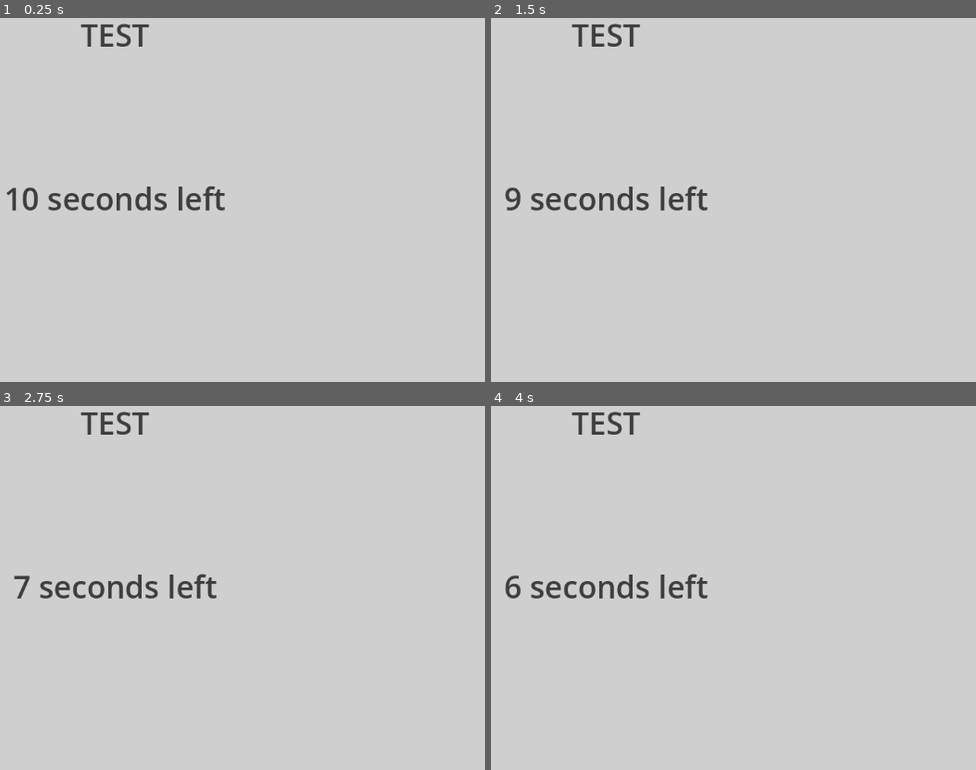
Above: before the commit, frames 1-4 (two rows, left to right).
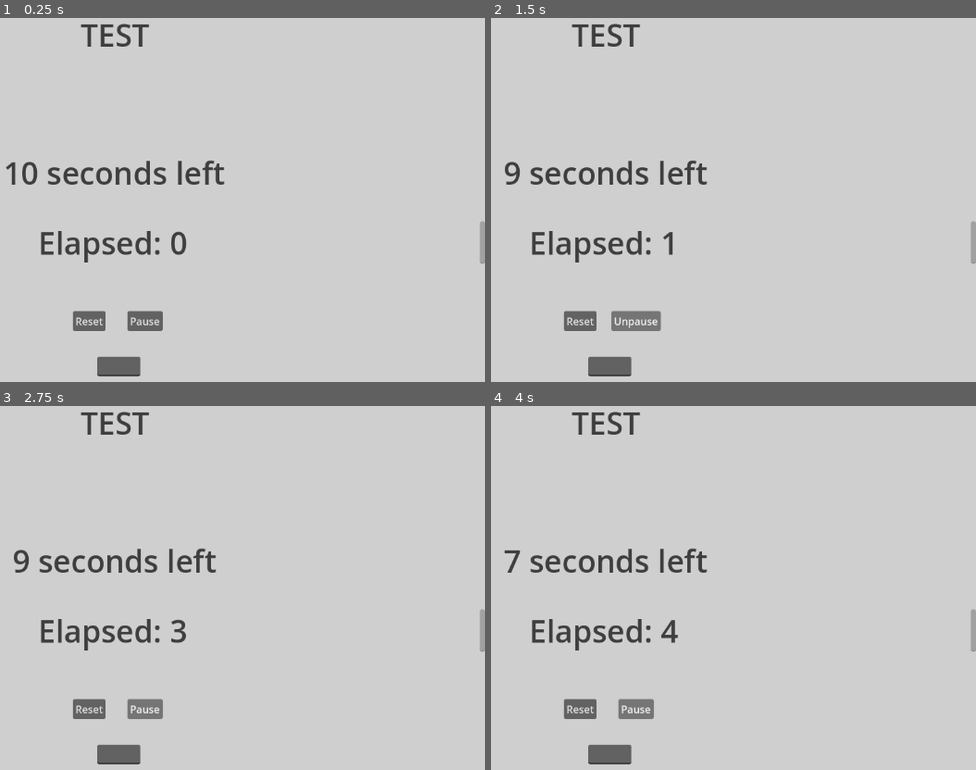
Above: after the commit, the same moments.

Repository: federstedt/screentime
Game: Godot game, scene res://main.tscn
The game is run twice, just before and just after one commit, with the same random seed, the same clock (stepped at 60 frames per second) and the same inputs. The project has no main scene, so this scene is started directly.
Inputs (mouse positions are in pixels of both pictures, inside the frame that each line leads up to):
- Up to frame 1 (0.25 s): no input
- Up to frame 2 (1.5 s): click (578, 320) at 0.5 s, where only the run after the commit has a clickable "Reset"; click (636, 320) at 1.25 s, where only the run after the commit has a clickable "Pause"
- Up to frame 3 (2.75 s): click (145, 708) at 2 s, where only the run after the commit has a clickable "Unpause"
- Up to frame 4 (4 s): no input

The runs differ from the first frame. In frame 1, 4.4% of the frame differs, in the area x 1-100%, y 39-99%; in frame 2, 4.3%; in frame 3, 4.2%; in frame 4, 4.2%.

Commit message:
added some input and button functions for the timers

Diff:
--- a/GUI/base_gui.gd
+++ b/GUI/base_gui.gd
@@ -1,10 +1,25 @@
 extends Control
+
+@onready var pause_button: Button = get_node("PauseButton")
 
 func _ready():
 	var main_node = get_parent()  # Main är föräldern till GUI
-	main_node.connect("timer_updated", Callable(self, "_on_timer_updated"))  # Koppla signalen
+	main_node.connect("timer_updated", Callable(self, "_on_timer_updated"))  # Koppla signalen för timern
+	main_node.connect("time_elapsed_updated", Callable(self, "_on_elapsed_updated"))
+	pause_button.connect("pressed", Callable(self, "_on_pause_pressed"))
 
 func _on_timer_updated(time_left: float):
 	var label: RichTextLabel = get_node("TimeLeftText")
 	var text = str(round(time_left)) + " seconds left"  # Uppdatera label
 	label.text = "[center]" + text + "[/center]"
+
+func _on_elapsed_updated(time:float):
+	var label: RichTextLabel = get_node("TimeElapsedText")
+	var text = "Elapsed: " + str(round(time))
+	label.text = "[center]" + text + "[/center]"
+
+func _on_pause_pressed() -> void:
+	if pause_button.text == 'Pause':
+		pause_button.text = 'Unpause'
+	else:
+		pause_button.text = 'Pause'
--- a/GUI/base_gui.tscn
+++ b/GUI/base_gui.tscn
@@ -34,15 +34,73 @@
 
 [node name="TimeLeftText" type="RichTextLabel" parent="."]
 layout_mode = 1
-anchors_preset = 14
-anchor_top = 0.5
+anchors_preset = -1
+anchor_top = 0.322
 anchor_right = 1.0
-anchor_bottom = 0.5
-offset_top = -69.0
-offset_bottom = 15.0
+anchor_bottom = 0.458
+offset_left = -1.0
+offset_top = 6.34398
+offset_right = -1.0
+offset_bottom = 2.21597
 grow_horizontal = 2
 grow_vertical = 2
 theme = ExtResource("1_ibtl7")
 bbcode_enabled = true
 text = "[center]Time Left[/center]"
 fit_content = true
+
+[node name="ResetButton" type="Button" parent="."]
+layout_mode = 1
+anchors_preset = -1
+anchor_top = 0.5
+anchor_right = 1.0
+anchor_bottom = 1.0
+offset_left = 510.0
+offset_top = 140.0
+offset_right = -591.0
+offset_bottom = -153.0
+grow_horizontal = 2
+grow_vertical = 2
+text = "Reset"
+
+[node name="PauseButton" type="Button" parent="."]
+layout_mode = 1
+anchors_preset = -1
+anchor_top = 0.5
+anchor_right = 1.0
+anchor_bottom = 1.0
+offset_left = 595.0
+offset_top = 140.0
+offset_right = -502.0
+offset_bottom = -153.0
+grow_horizontal = 2
+grow_vertical = 2
+text = "Pause"
+metadata/_edit_use_anchors_ = true
+
+[node name="LineSetTime" type="LineEdit" parent="."]
+layout_mode = 1
+anchors_preset = -1
+anchor_left = 0.386
+anchor_top = 0.5
+anchor_right = 0.623
+anchor_bottom = 1.0
+offset_left = 103.328
+offset_top = 211.0
+offset_right = -102.634
+offset_bottom = -82.0
+grow_horizontal = 2
+grow_vertical = 0
+
+[node name="TimeElapsedText" type="RichTextLabel" parent="."]
+layout_mode = 1
+anchors_preset = -1
+anchor_top = 0.5
+anchor_right = 1.0
+anchor_bottom = 0.571
+offset_bottom = 19.992
+grow_horizontal = 2
+grow_vertical = 2
+theme = ExtResource("1_ibtl7")
+bbcode_enabled = true
+text = "[center]Time Elapsed[/center]"
--- a/main.gd
+++ b/main.gd
@@ -1,21 +1,45 @@
 extends Node
 
+# ref for timers: https://gamedevbeginner.com/how-to-make-a-timer-in-godot-count-up-down-in-minutes-seconds/
 signal timer_updated(time_left: float)
+signal time_elapsed_updated(time: float)
+#Exports
+@export var main_time:float = 10
 
-@export var main_time:float = 10
+#Onready
 @onready var main_timer:Timer = get_node("MainTimer")  # Referens till din TimerNode
+@onready var reset_button:Button = get_node("BaseGUI/ResetButton")
+@onready var pause_button:Button = get_node("BaseGUI/PauseButton")
+@onready var time_elapsed := 0.0
 
 func _ready():
 	set_main_timer(main_time)
 	main_timer.start()  # Starta timern
 	main_timer.connect("timeout", Callable(self, "_on_timeout"))  # Koppla timeout-signalen
+	reset_button.connect("pressed", Callable(self, "_on_reset_pressed"))
+	pause_button.connect("pressed", Callable(self, "_on_pause_pressed"))
 
 func _process(delta: float):
+	time_elapsed += delta
+	emit_signal("time_elapsed_updated", time_elapsed)
 	emit_signal("timer_updated", main_timer.time_left)  # Skicka kontinuerligt tid kvar som signal
 
 func _on_timeout():
 	#print("Timer is done!")  # Exempel: Vad som händer när tiden är slut
-	pass
+	print("Timer ran out!")
 
 func set_main_timer(time: float):
 	main_timer.wait_time = time
+
+
+func _on_reset_pressed() -> void:
+	print('reset pressed')
+	main_timer.stop()
+	main_timer.start()
+
+func _on_pause_pressed() -> void:
+	print('pause pressed')
+	if main_timer.paused == true:
+		main_timer.paused = false
+	else:
+		main_timer.paused = true
--- a/main.tscn
+++ b/main.tscn
@@ -9,3 +9,4 @@
 [node name="BaseGUI" parent="." instance=ExtResource("1_mynnt")]
 
 [node name="MainTimer" type="Timer" parent="."]
+one_shot = true
